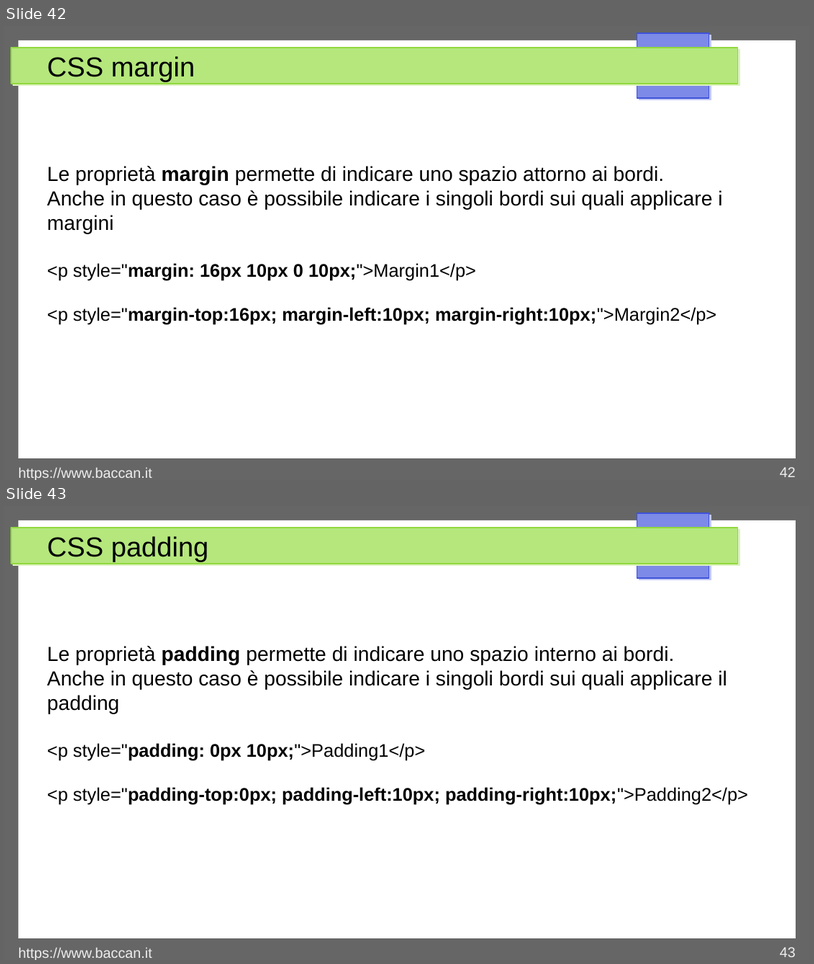
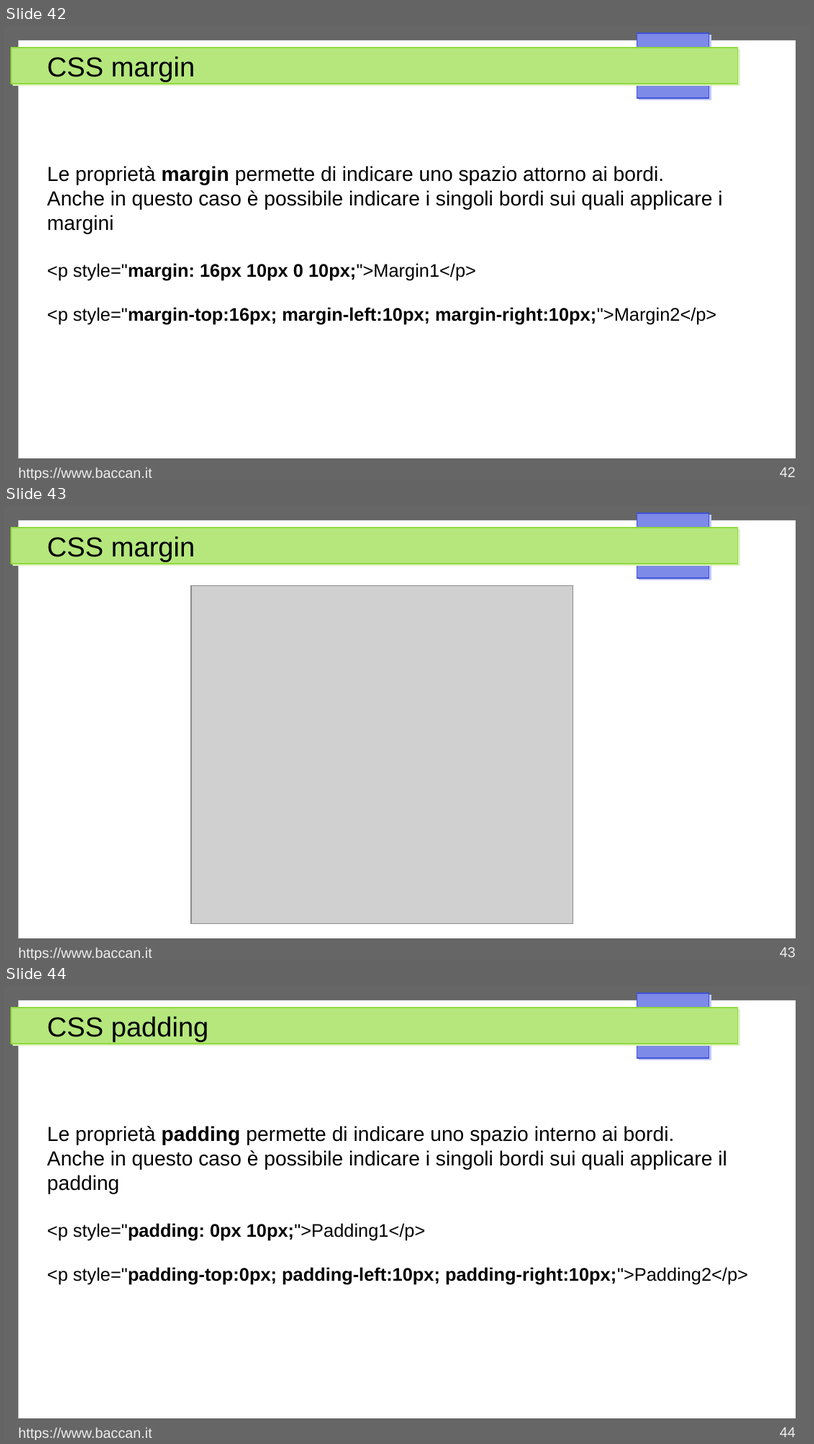
Before and after one commit to matteobaccan/CorsoCSS, a slide deck: Chapter_css.odp. Shown one above the other, each under a label of ours: slides 42 and 43 before the commit, slides 42, 43 and 44 after it. The pictures are 814x964 and 814x1444 pixels, drawn with LibreOffice and Linux fonts; fonts in the diff are those of the drawing; grey boxes stand for pictures. Boxes give left, top, right and bottom in pixels: in the first picture for what was removed or moved away, otherwise in the second. Text is boxed around its words. In the diff, an @@ line names an element or a change of style, - is before the commit and + after.

```diff
--- a/Chapter_css.odp
+++ b/Chapter_css.odp
@@ slide 43 added at box(4, 506, 810, 960), background #FFFFFF; not listed: 4 template elements that a slide beside it also shows @@
@@ title added at box(47, 536, 195, 562), 27 pt, text #000000 @@
+CSS margin
@@ picture added at box(191, 586, 574, 924) @@
@@ text added at box(18, 947, 152, 960), 14 pt, text #EEEEEE @@
+https://www.baccan.it
@@ page number added at box(780, 947, 796, 957), 14 pt, text #EEEEEE @@
+43
@@ what was slide 43 is now slide 44 @@
@@ page number at box(780, 1427, 796, 1437): text changed @@
-43
+44
```
Also in this commit, not shown: 1 other slide added, 1 other file.
